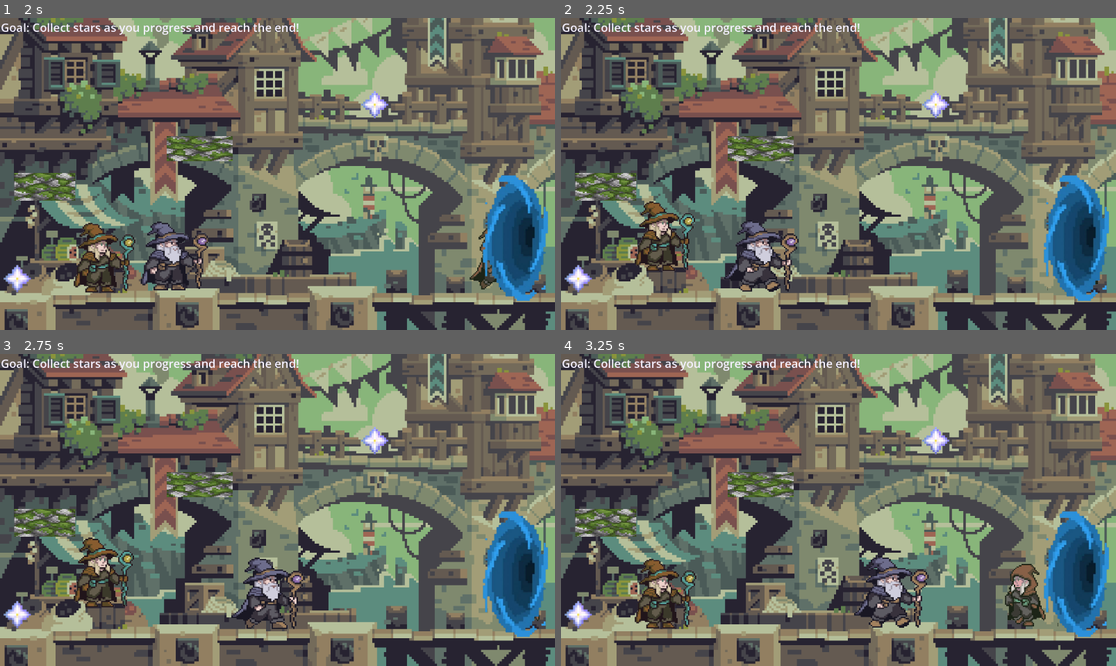
Above: before the commit, frames 1-4 (two rows, left to right).
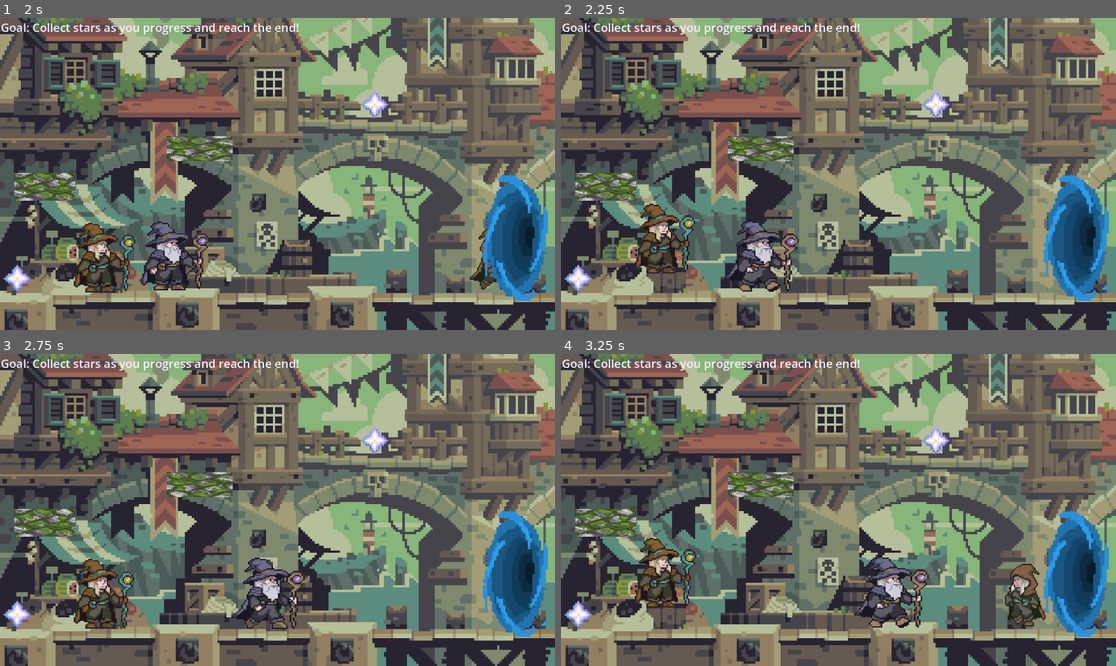
Above: after the commit, the same moments.

Repository: CISC204-S26/final-project-team-5
Game: Godot game, scene res://Starting scene.tscn
The game is run twice, just before and just after one commit, with the same random seed, the same clock (stepped at 60 frames per second) and the same inputs.
Inputs (mouse positions are in pixels of both pictures, inside the frame that each line leads up to):
- Up to frame 1 (2 s): click "CONTROLS" at 0.5 s; click "START" at 1.25 s
- Up to frame 2 (2.25 s): tap Enter (ui_accept) at 2 s; move the mouse to (960, 158) at 2.02 s; hold D (move_right) from 2.03 s (still down); tap Up (jump) at 2.1 s
- Up to frame 3 (2.75 s): keep holding D (move_right); tap Up (jump) at 2.27, 2.57 s
- Up to frame 4 (3.25 s): keep holding D (move_right); move the mouse to (727, 525) at 2.77 s; tap E (interact) at 2.85 s; tap Up (jump) at 3.02, 3.05 s

Frame 1 is identical in both runs. In frame 2, 1.1% of the frame differs, in the area x 13-25%, y 58-82%; in frame 3, 1.9%; in frame 4, 1.9%, in the area x 13-25%, y 58-88%.
Error after the commit: Attempt to call function 'play' in base 'null instance' on a null instance. (res://witch.gd:32)

Commit message:
Added a portal sound for the levels and jumping sound for the players

Diff:
--- a/final_project_all_together_now/Scenes/level 1.tscn
+++ b/final_project_all_together_now/Scenes/level 1.tscn
@@ -12,6 +12,7 @@
 [ext_resource type="PackedScene" uid="uid://c3sv6s6bfbrgf" path="res://Scenes/Lever.tscn" id="8_q08mx"]
 [ext_resource type="PackedScene" uid="uid://ddfes06mfr543" path="res://portal.tscn" id="9_ayjtp"]
 [ext_resource type="PackedScene" uid="uid://ce6l2o6hrex4h" path="res://wizard.tscn" id="9_q08mx"]
+[ext_resource type="AudioStream" uid="uid://gk5p32mc2a8x" path="res://Sounds/yodguard-warp-magic-3-382389.mp3" id="13_b8do0"]
 
 [sub_resource type="RectangleShape2D" id="RectangleShape2D_auim0"]
 size = Vector2(1924.5, 70)
@@ -216,6 +217,9 @@
 
 [node name="Lever3" parent="." unique_id=411960076 groups=["Player"] instance=ExtResource("8_q08mx")]
 position = Vector2(46, 115)
+
+[node name="Portal Sound" type="AudioStreamPlayer2D" parent="." unique_id=594990691]
+stream = ExtResource("13_b8do0")
 
 [connection signal="disable_wall" from="Lever" to="." method="_on_lever_disable_wall"]
 [connection signal="disable_wall" from="Lever" to="StaticBody2D" method="_on_lever_disable_wall"]
--- a/final_project_all_together_now/Scenes/level_1.gd
+++ b/final_project_all_together_now/Scenes/level_1.gd
@@ -1,6 +1,7 @@
 extends Node2D
 
-
+func _ready() -> void:
+	$"Portal Sound".play()
 func _on_lever_disable_wall() -> void:
 	$platform11.queue_free()
 
--- /dev/null
+++ b/final_project_all_together_now/final_battle.gd
@@ -0,0 +1,4 @@
+extends Node2D
+
+func _ready() -> void:
+	$PortalSound.play()
--- a/final_project_all_together_now/final_battle.tscn
+++ b/final_project_all_together_now/final_battle.tscn
@@ -1,5 +1,6 @@
 [gd_scene format=3 uid="uid://cummrlhkf8awl"]
 
+[ext_resource type="Script" uid="uid://mqtiu2bdg1ta" path="res://final_battle.gd" id="1_0rrwo"]
 [ext_resource type="Texture2D" uid="uid://dn0b82qci0fsb" path="res://Images/background.jpg" id="1_h6i1l"]
 [ext_resource type="Script" uid="uid://bkbg1k5ta10o" path="res://GroundPathFollow.gd" id="2_fkw01"]
 [ext_resource type="Script" uid="uid://cupd0qgkviul2" path="res://evil_wizard.gd" id="2_rjlxa"]
@@ -35,6 +36,7 @@
 [ext_resource type="Texture2D" uid="uid://1rvudc108h1e" path="res://wizardwalkanim/wizwalk4.png" id="30_htwvl"]
 [ext_resource type="Texture2D" uid="uid://3osdvipdksu3" path="res://wizardwalkanim/wizwalk5.png" id="31_vvbd0"]
 [ext_resource type="PackedScene" uid="uid://d274io01m6i42" path="res://fireball.tscn" id="33_fkw01"]
+[ext_resource type="AudioStream" uid="uid://gk5p32mc2a8x" path="res://Sounds/yodguard-warp-magic-3-382389.mp3" id="36_mdb1m"]
 
 [sub_resource type="RectangleShape2D" id="RectangleShape2D_ab8mu"]
 size = Vector2(1920, 127)
@@ -179,6 +181,7 @@
 size = Vector2(356, 443)
 
 [node name="Final Battle" type="Node2D" unique_id=959796196]
+script = ExtResource("1_0rrwo")
 
 [node name="Background" type="Sprite2D" parent="." unique_id=38697215]
 position = Vector2(960, 542)
@@ -271,3 +274,6 @@
 [node name="CollisionShape2D" type="CollisionShape2D" parent="final battle Wizard" unique_id=1310214211]
 position = Vector2(473, 699.5)
 shape = SubResource("RectangleShape2D_7t304")
+
+[node name="PortalSound" type="AudioStreamPlayer2D" parent="." unique_id=1820179184]
+stream = ExtResource("36_mdb1m")
--- a/final_project_all_together_now/witch.gd
+++ b/final_project_all_together_now/witch.gd
@@ -29,7 +29,7 @@
 	# Jump (Up Arrow)
 	if Input.is_key_pressed(KEY_UP) and is_on_floor():
 		velocity.y = jump_force
-
+		$JumpSound.play()
 	move_and_slide()
 
 	#animation
--- a/final_project_all_together_now/witch.tscn
+++ b/final_project_all_together_now/witch.tscn
@@ -12,6 +12,7 @@
 [ext_resource type="Texture2D" uid="uid://d2wrdubx6iqgw" path="res://witchwalkanim/witchwalk3.png" id="10_hq7rm"]
 [ext_resource type="Texture2D" uid="uid://x6md16h83ann" path="res://witchwalkanim/witchwalk4.png" id="11_qgy3q"]
 [ext_resource type="Texture2D" uid="uid://dny3fwrbb2m5i" path="res://witchwalkanim/witchwalk5.png" id="12_pldbs"]
+[ext_resource type="AudioStream" uid="uid://byw8qymg5dymw" path="res://Sounds/driken5482-retro-jump-3-236683.mp3" id="13_ybqxs"]
 
 [sub_resource type="RectangleShape2D" id="RectangleShape2D_o3b24"]
 size = Vector2(79.94806, 20)
@@ -88,3 +89,6 @@
 [node name="CollisionShape2D" type="CollisionShape2D" parent="Witch" unique_id=1870455272]
 position = Vector2(-25.75, 2)
 shape = SubResource("RectangleShape2D_yoovl")
+
+[node name="JumpSound" type="AudioStreamPlayer2D" parent="Witch" unique_id=1922965078]
+stream = ExtResource("13_ybqxs")
--- a/final_project_all_together_now/wizard.gd
+++ b/final_project_all_together_now/wizard.gd
@@ -29,6 +29,7 @@
 	#jump
 	if Input.is_key_pressed(KEY_W) and is_on_floor():
 		velocity.y = jump_force
+		$JumpSound.play()
 
 	move_and_slide()
 
--- a/final_project_all_together_now/wizard.tscn
+++ b/final_project_all_together_now/wizard.tscn
@@ -12,6 +12,7 @@
 [ext_resource type="Texture2D" uid="uid://kdaq5s5ij8kx" path="res://wizardwalkanim/wizwalk3.png" id="10_xcxhb"]
 [ext_resource type="Texture2D" uid="uid://1rvudc108h1e" path="res://wizardwalkanim/wizwalk4.png" id="11_la5vo"]
 [ext_resource type="Texture2D" uid="uid://3osdvipdksu3" path="res://wizardwalkanim/wizwalk5.png" id="12_4muko"]
+[ext_resource type="AudioStream" uid="uid://byw8qymg5dymw" path="res://Sounds/driken5482-retro-jump-3-236683.mp3" id="13_r0mtd"]
 
 [sub_resource type="RectangleShape2D" id="RectangleShape2D_ivps1"]
 size = Vector2(79.94806, 20)
@@ -89,3 +90,6 @@
 [node name="CollisionShape2D" type="CollisionShape2D" parent="Wizard" unique_id=1100759196]
 position = Vector2(473, 699.5)
 shape = SubResource("RectangleShape2D_q13i1")
+
+[node name="JumpSound" type="AudioStreamPlayer2D" parent="Wizard" unique_id=148230271]
+stream = ExtResource("13_r0mtd")
Not shown, added: final_project_all_together_now/Sounds/driken5482-retro-jump-3-236683.mp3.import
Not shown, added: final_project_all_together_now/Sounds/yodguard-warp-magic-3-382389.mp3.import
Not shown, added: final_project_all_together_now/final_battle.gd.uid
Not shown, added: final_project_all_together_now/Sounds/driken5482-retro-jump-3-236683.mp3
Not shown, added: final_project_all_together_now/Sounds/yodguard-warp-magic-3-382389.mp3
